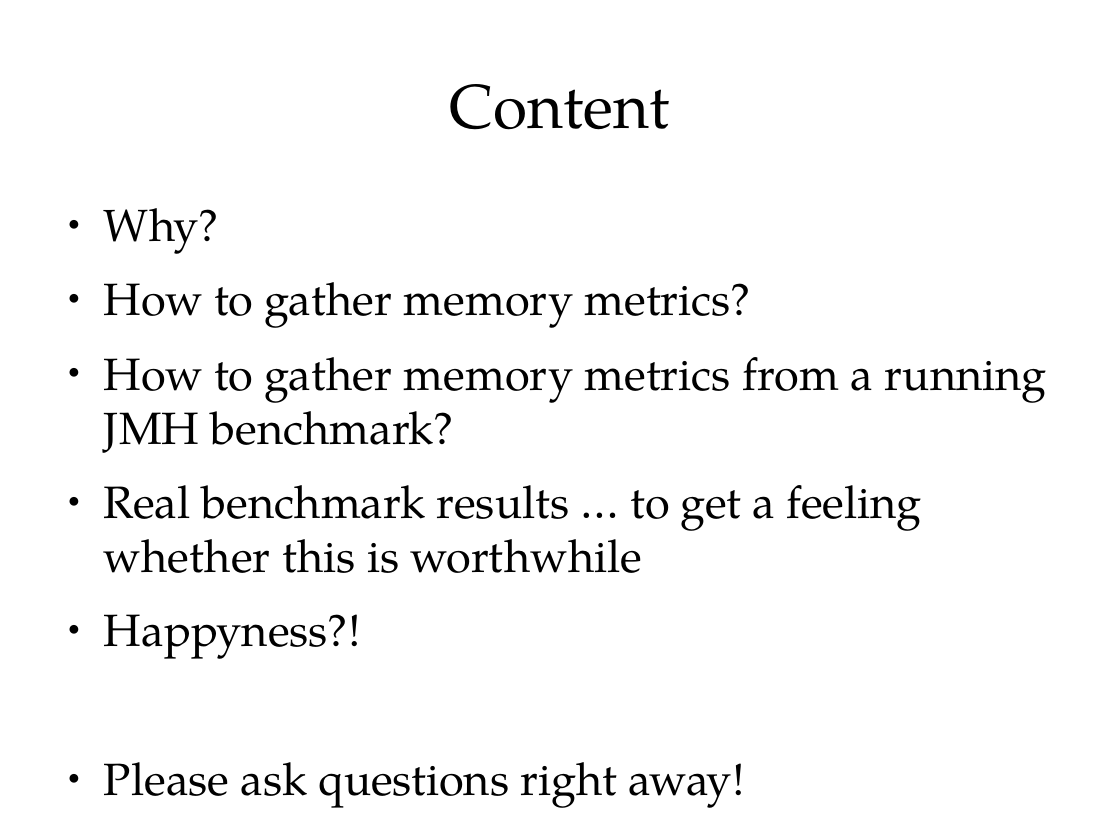
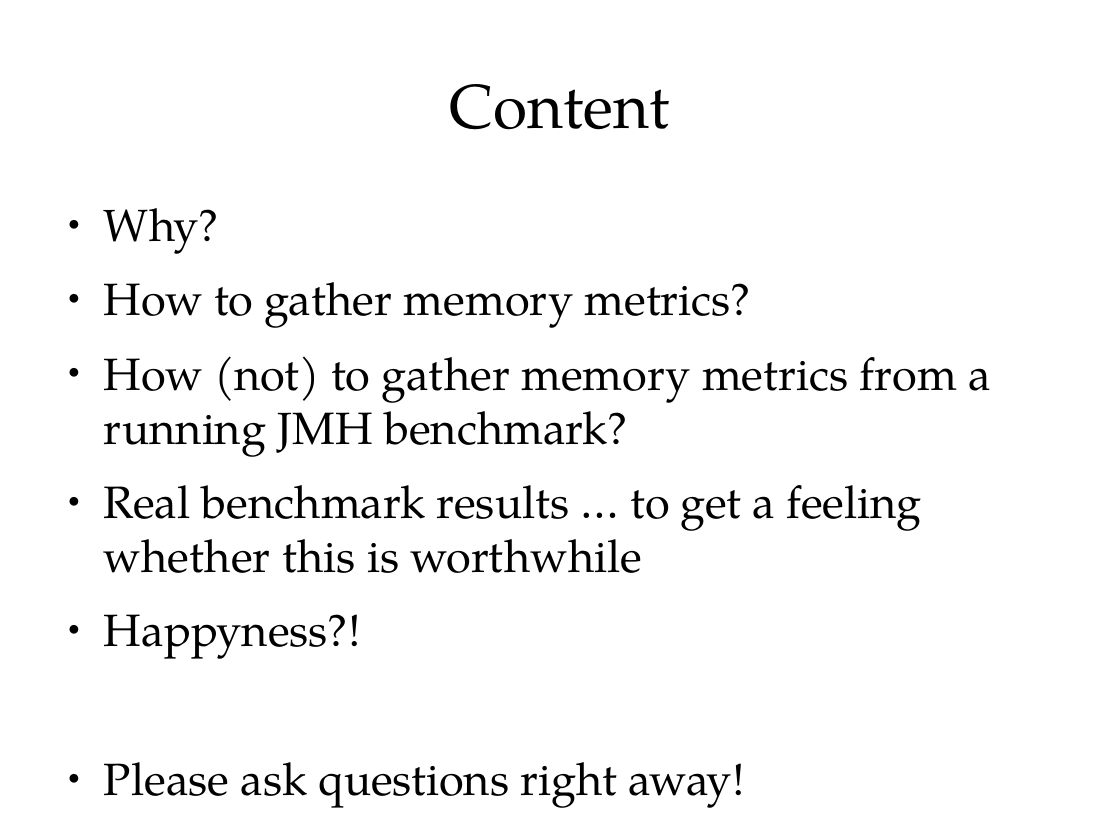
Before and after one commit to cruftex/talk-benchmark-memory, a slide deck: slide 3 of benchmark-memory-with-jmh.odp. Drawn at 1120x840 pixels with LibreOffice and Linux fonts; fonts in the diff are those of the drawing. Boxes give left, top, right and bottom in pixels: in the first picture for what was removed or moved away, otherwise in the second. Text is boxed around its words. In the diff, an @@ line names an element or a change of style, - is before the commit and + after.

Commit message:
add benchmark results

```diff
--- a/benchmark-memory-with-jmh.odp
+++ b/benchmark-memory-with-jmh.odp
@@ text at (x1=104, y1=356, x2=991, y2=457): text changed @@
-● How to gather memory metrics from a running JMH benchmark?
+● How (not) to gather memory metrics from a running JMH benchmark?
```
Also in this commit, not shown: 10 other files.
